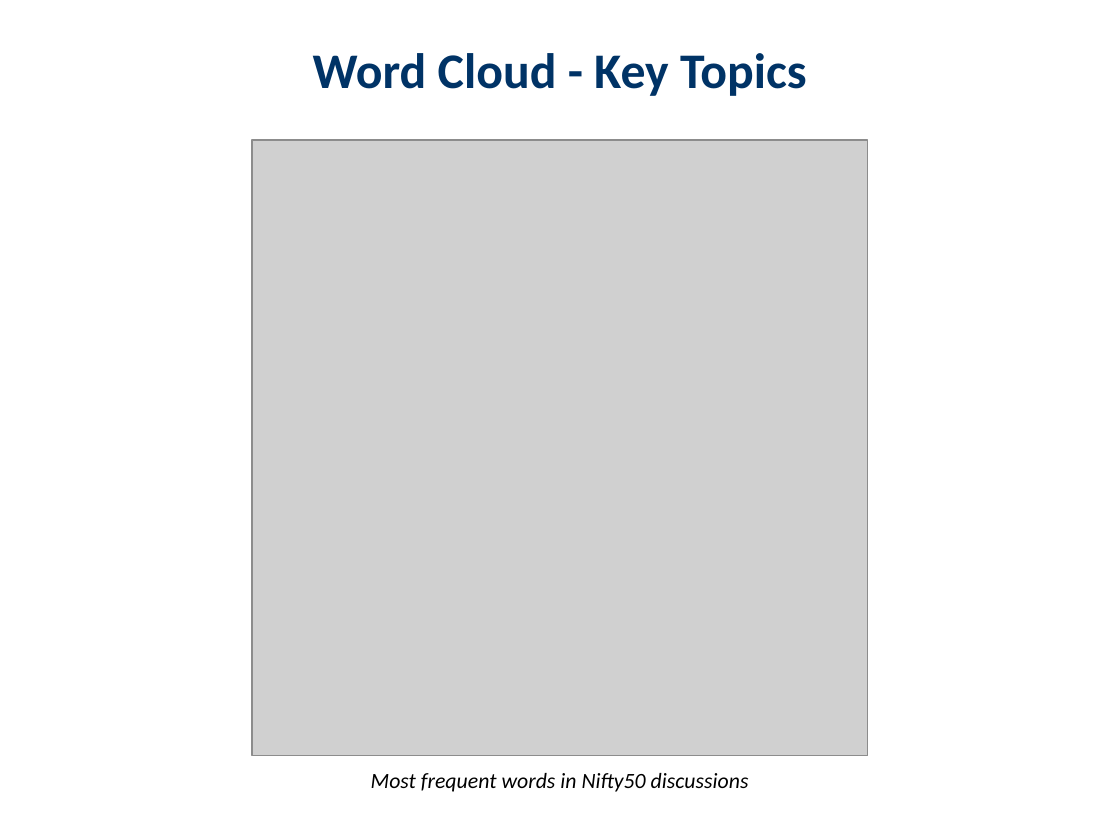
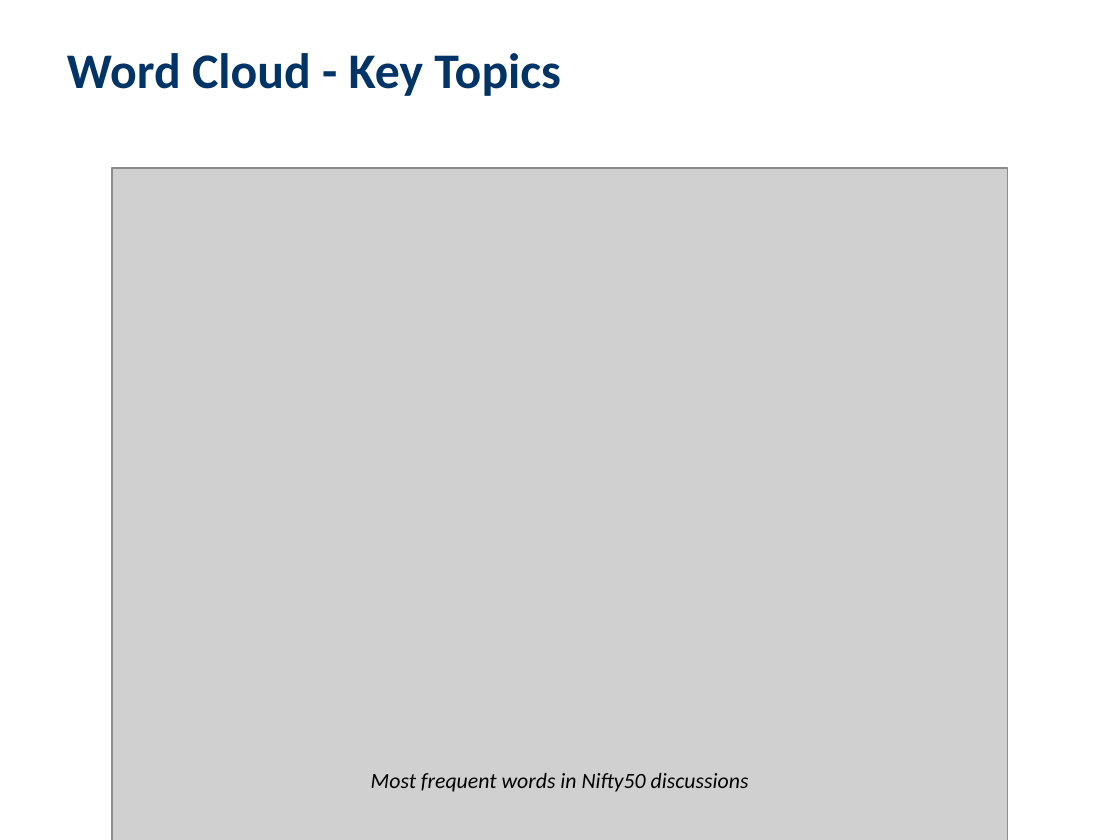
Before and after one commit to pablogrs/nifty_data, a slide deck: slide 24 of basic-navigation/Market_Analysis_Presentation.pptx. Drawn at 1120x840 pixels with LibreOffice and Linux fonts; fonts in the diff are those of the drawing; grey boxes stand for pictures. Boxes give left, top, right and bottom in pixels: in the first picture for what was removed or moved away, otherwise in the second. Text is boxed around its words. In the diff, an @@ line names an element or a change of style, - is before the commit and + after.

```diff
--- a/basic-navigation/Market_Analysis_Presentation.pptx
+++ b/basic-navigation/Market_Analysis_Presentation.pptx
@@ text "Word Cloud - Key Topics": place and size @@
-text "Word Cloud - Key Topics" at [313,53,807,96]
+text "Word Cloud - Key Topics" at [67,53,561,96]
@@ picture removed at [252,140,868,756] @@
@@ picture added at [112,168,1008,840] @@
```
Also in this commit, not shown: 11 other slides changed, 1 slide added, 1 other file.
